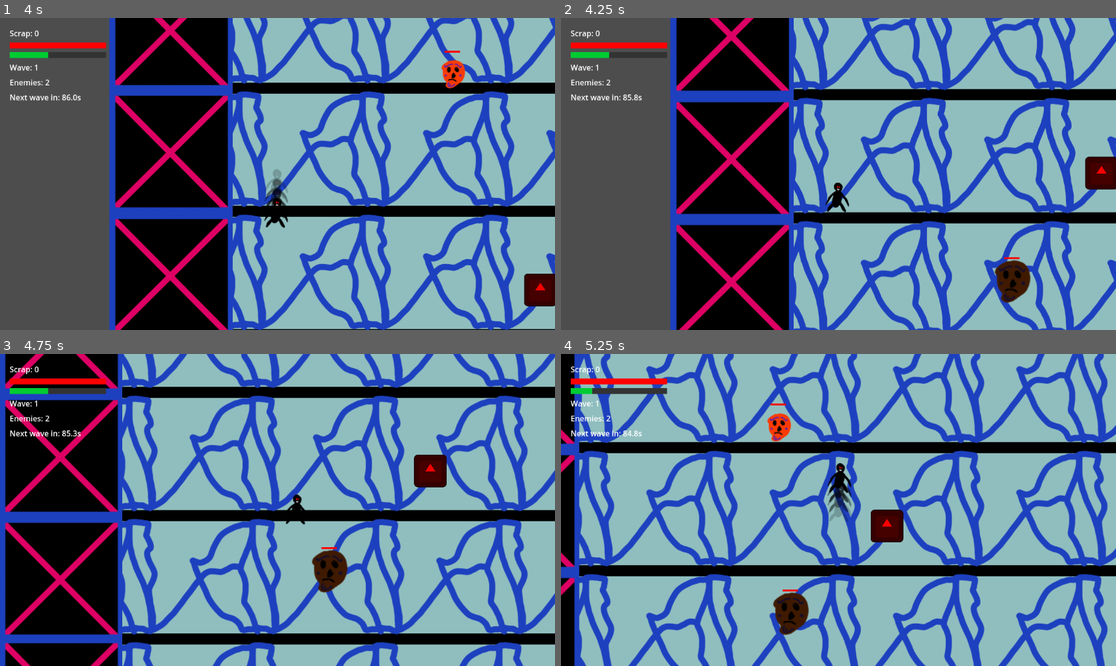
Above: before the commit, frames 1-4 (two rows, left to right).
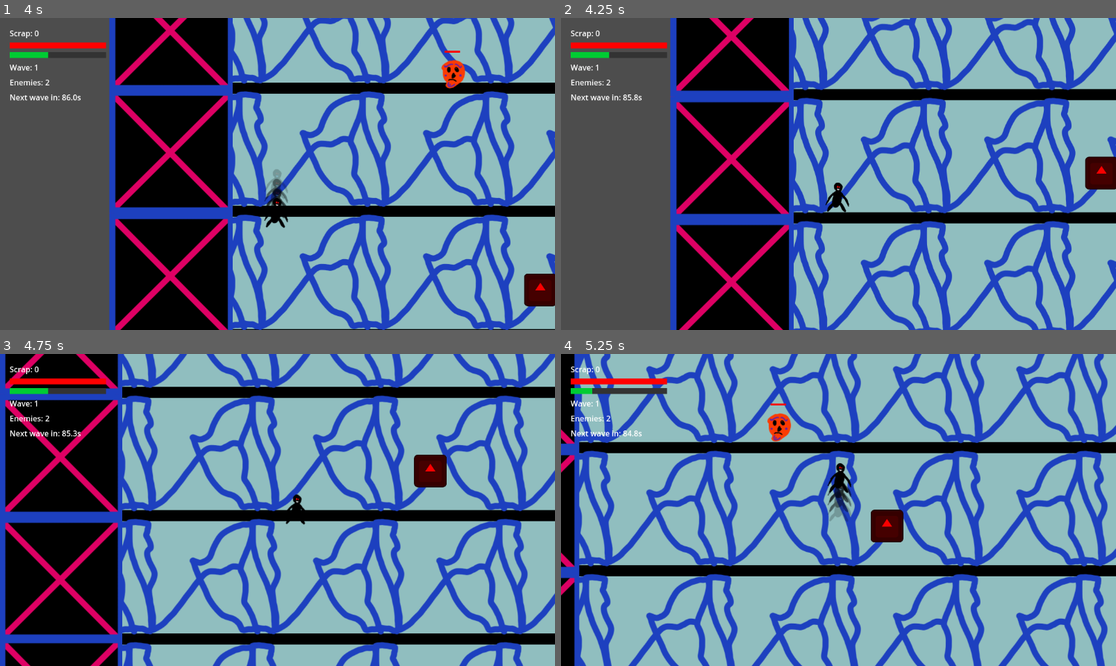
Above: after the commit, the same moments.

Repository: Cywer1/cursor_experimental
Game: Godot game, scene res://scenes/main.tscn
Two runs of this game, one before a commit and one after it. Both use one fixed random seed, a clock stepped at 60 frames per second and the inputs below. The engine's default icon, where the game draws it, is replaced by a stand-in: a white triangle on a blue panel in a dark square.
Inputs:
- Up to frame 1 (4 s): tap Enter at 0.5 s; hold Up (ui_up) 0.53-2.03 s; tap Shift (dash) every 0.75 s from 0.6 to 3.6 s; tap Space at 2 s; hold Left (ui_left) 2.03-3.53 s; hold Down (ui_down) from 3.53 s (still down)
- Up to frame 2 (4.25 s): keep holding Down (ui_down)
- Up to frame 3 (4.75 s): release Down (ui_down) at 4.28 s; hold Right (ui_right) from 4.28 s (still down); tap Shift (dash) at 4.35 s
- Up to frame 4 (5.25 s): release Right (ui_right) at 5.03 s; hold Up (ui_up) from 5.03 s (still down); tap Shift (dash) at 5.1 s

Frame 1 is identical in both runs. In frame 2, 0.7% of the frame differs, in the area x 78-85%, y 76-92%; in frame 3, 0.7%, in the area x 56-63%, y 61-77%; in frame 4, 0.7%.

Commit message:
feat: implemented the new boss mechanic

Diff:
--- /dev/null
+++ b/scenes/boss_ui.tscn
@@ -0,0 +1,55 @@
+[gd_scene load_steps=5 format=3 uid="uid://b0ssu1top"]
+
+[ext_resource type="Script" path="res://scripts/boss_ui.gd" id="1_script"]
+
+[sub_resource type="StyleBoxFlat" id="StyleBoxFlat_bg"]
+bg_color = Color(0.15, 0.15, 0.15, 1)
+
+[sub_resource type="StyleBoxFlat" id="StyleBoxFlat_fill"]
+bg_color = Color(0.9, 0.75, 0.1, 1)
+
+[node name="BossUI" type="CanvasLayer"]
+layer = 10
+script = ExtResource("1_script")
+visible = false
+
+[node name="CenterTop" type="Control" parent="."]
+layout_mode = 3
+anchors_preset = 5
+anchor_left = 0.5
+anchor_right = 0.5
+anchor_top = 0.0
+anchor_bottom = 0.0
+offset_left = -200.0
+offset_top = 20.0
+offset_right = 200.0
+offset_bottom = 80.0
+grow_horizontal = 2
+
+[node name="VBoxContainer" type="VBoxContainer" parent="CenterTop"]
+layout_mode = 1
+anchors_preset = 15
+anchor_right = 1.0
+anchor_bottom = 1.0
+offset_left = 20.0
+offset_top = 10.0
+offset_right = -20.0
+offset_bottom = -10.0
+grow_horizontal = 2
+grow_vertical = 2
+theme_override_constants/separation = 6
+
+[node name="WarningLabel" type="Label" parent="CenterTop/VBoxContainer"]
+layout_mode = 2
+text = "WARNING: BOSS APPROACHING"
+horizontal_alignment = 1
+
+[node name="BossHealthBar" type="ProgressBar" parent="CenterTop/VBoxContainer"]
+custom_minimum_size = Vector2(0, 24)
+layout_mode = 2
+min_value = 0.0
+max_value = 100.0
+value = 100.0
+show_percentage = false
+theme_override_styles/background = SubResource("StyleBoxFlat_bg")
+theme_override_styles/fill = SubResource("StyleBoxFlat_fill")
--- /dev/null
+++ b/scenes/enemy_boss.tscn
@@ -0,0 +1,38 @@
+[gd_scene load_steps=6 format=3 uid="uid://cb4u06wqb3es"]
+
+[ext_resource type="Script" uid="uid://dqm7yh8y2w27g" path="res://scripts/enemy_boss.gd" id="1_boss"]
+[ext_resource type="Script" uid="uid://bhthewnl54as2" path="res://scripts/enemy_health_bar.gd" id="2_healthbar"]
+[ext_resource type="Texture2D" uid="uid://cyt3l6vovoubw" path="res://assets/sprites/enemy_texture.png" id="3_texture"]
+
+[sub_resource type="RectangleShape2D" id="RectangleShape2D_hitbox"]
+size = Vector2(120, 150)
+
+[sub_resource type="RectangleShape2D" id="RectangleShape2D_body"]
+size = Vector2(52.5, 82.5)
+
+[node name="EnemyBoss" type="CharacterBody2D" groups=["boss", "enemies"]]
+collision_layer = 2
+collision_mask = 6
+motion_mode = 1
+script = ExtResource("1_boss")
+
+[node name="Hitbox" type="Area2D" parent="."]
+collision_layer = 0
+monitorable = false
+
+[node name="CollisionShape2D" type="CollisionShape2D" parent="Hitbox"]
+position = Vector2(-3.5, -1.5)
+shape = SubResource("RectangleShape2D_hitbox")
+
+[node name="Sprite2D" type="Sprite2D" parent="."]
+modulate = Color(1, 0.84, 0, 1)
+scale = Vector2(2, 2)
+texture = ExtResource("3_texture")
+
+[node name="HealthBar" type="Node2D" parent="."]
+position = Vector2(-3.5, -45)
+script = ExtResource("2_healthbar")
+
+[node name="CollisionShape2D" type="CollisionShape2D" parent="."]
+position = Vector2(-3.5, -1.5)
+shape = SubResource("RectangleShape2D_body")
--- a/scenes/main.tscn
+++ b/scenes/main.tscn
@@ -6,7 +6,6 @@
 [ext_resource type="Texture2D" uid="uid://c57syk66xra2m" path="res://assets/sprites/floor_tileable_256x256.png" id="4_texture"]
 [ext_resource type="Script" uid="uid://dn5ajkmtj54fy" path="res://scripts/game_over_ui.gd" id="5_gameover"]
 [ext_resource type="Script" uid="uid://dxqfvkl0pwgxd" path="res://scripts/game_manager.gd" id="6_gamemanager"]
-[ext_resource type="PackedScene" uid="uid://v3r7054acm3c" path="res://scenes/enemy_tank.tscn" id="7_o6xl0"]
 
 [node name="Main" type="Node2D"]
 
@@ -80,6 +79,3 @@
 text = "Quit"
 
 [node name="Hazards" type="Node2D" parent="."]
-
-[node name="EnemyTank" parent="." instance=ExtResource("7_o6xl0")]
-position = Vector2(385, 1085)
--- /dev/null
+++ b/scripts/boss_ui.gd
@@ -0,0 +1,19 @@
+extends CanvasLayer
+
+@onready var health_bar: ProgressBar = $CenterTop/VBoxContainer/BossHealthBar
+
+func _ready() -> void:
+	visible = false
+
+func show_boss_ui(max_hp: float) -> void:
+	visible = true
+	health_bar.min_value = 0.0
+	health_bar.max_value = max_hp
+	health_bar.value = max_hp
+
+func update_health(current: float, max_hp: float) -> void:
+	health_bar.max_value = max_hp
+	health_bar.value = current
+
+func hide_boss_ui() -> void:
+	visible = false
--- a/scripts/enemy.gd
+++ b/scripts/enemy.gd
@@ -65,7 +65,7 @@
 	if health <= 0.0:
 		var collectable := COLLECTABLE_SCENE.instantiate() as Node2D
 		collectable.global_position = global_position
-		get_parent().call_deferred("add_child", collectable)
+		get_tree().current_scene.call_deferred("add_child", collectable)
 		call_deferred("queue_free")
 
 func _check_pinball_collision() -> void:
--- /dev/null
+++ b/scripts/enemy_boss.gd
@@ -0,0 +1,141 @@
+extends "res://scripts/enemy.gd"
+
+enum State { CHASE, NOVA, SUMMON }
+
+const BASE_HP := 2000.0
+const BASE_SPEED := 50.0
+const NOVA_INTERVAL := 4.0
+const SUMMON_INTERVAL := 8.0
+const NOVA_PROJECTILE_COUNT := 8
+const SUMMON_COUNT := 2
+const SUMMON_OFFSET_RADIUS := 80.0
+const KNOCKBACK_RESISTANCE := 0.1
+const CONTACT_KNOCKBACK := 1000.0
+const PROJECTILE_BASE_SPEED := 400.0
+
+const PROJECTILE_SCENE := preload("res://scenes/projectile.tscn") as PackedScene
+const ENEMY_CHASER_SCENE := preload("res://scenes/enemy.tscn") as PackedScene
+
+signal boss_health_changed(current: float, max_hp: float)
+signal boss_died
+
+var tier: int = 1
+var state := State.CHASE
+var nova_timer: float = 0.0
+var summon_timer: float = 0.0
+var _current_speed: float = BASE_SPEED
+var _bullet_speed_mult: float = 1.0
+
+func _ready() -> void:
+	# Scaling by tier
+	health = BASE_HP * tier
+	set("max_health", BASE_HP * tier)
+	_current_speed = BASE_SPEED * (1.0 + (tier * 0.1))
+	_bullet_speed_mult = 1.0 + (tier * 0.2)
+	nova_timer = NOVA_INTERVAL
+	summon_timer = SUMMON_INTERVAL
+	boss_health_changed.emit(health, max_health)
+
+func take_damage(amount: float, knockback_force: Vector2 = Vector2.ZERO, knockback_strength: float = 0.0) -> void:
+	FloatingTextManager.show_damage(global_position, amount)
+	var reduced_strength := knockback_strength * KNOCKBACK_RESISTANCE
+	health -= amount
+	if knockback_force != Vector2.ZERO and reduced_strength > 0.0:
+		velocity = knockback_force.normalized() * reduced_strength
+		knockback_velocity = velocity
+		is_knocked_back = true
+	boss_health_changed.emit(health, max_health)
+	if health <= 0.0:
+		boss_died.emit()
+		queue_free()
+
+func _physics_process(delta: float) -> void:
+	hit_cooldown_timer = maxf(0.0, hit_cooldown_timer - delta)
+	_check_hitbox_overlap()
+	if is_knocked_back:
+		velocity = velocity.move_toward(Vector2.ZERO, FRICTION * delta)
+		knockback_velocity = velocity
+		rotation += velocity.length() * 0.008 * delta
+		if velocity.length() < KNOCKBACK_STOP_SPEED:
+			is_knocked_back = false
+			knockback_velocity = Vector2.ZERO
+		move_and_slide()
+		_check_pinball_collision()
+		return
+
+	match state:
+		State.CHASE:
+			nova_timer -= delta
+			summon_timer -= delta
+			if summon_timer <= 0.0:
+				state = State.SUMMON
+				velocity = Vector2.ZERO
+				_do_summon()
+				summon_timer = SUMMON_INTERVAL
+				state = State.CHASE
+			elif nova_timer <= 0.0:
+				state = State.NOVA
+				velocity = Vector2.ZERO
+				_do_nova()
+				nova_timer = NOVA_INTERVAL
+				state = State.CHASE
+			else:
+				_chase_player(delta)
+		State.NOVA:
+			velocity = Vector2.ZERO
+		State.SUMMON:
+			velocity = Vector2.ZERO
+
+	rotation = lerp_angle(rotation, 0.0, delta * 5.0)
+	move_and_slide()
+	_check_pinball_collision()
+
+func _chase_player(_delta: float) -> void:
+	var player := get_tree().get_first_node_in_group("player") as CharacterBody2D
+	if player == null:
+		velocity = Vector2.ZERO
+		return
+	var direction := (player.global_position - global_position).normalized()
+	for hazard in get_tree().get_nodes_in_group("hazards"):
+		var node := hazard as Node2D
+		if node != null:
+			var d := global_position.distance_to(node.global_position)
+			if d < HAZARD_AVOID_DISTANCE and d > 0.01:
+				direction += (global_position - node.global_position).normalized()
+	if direction.length() > 0.01:
+		direction = direction.normalized()
+	velocity = direction * _current_speed
+
+func _check_hitbox_overlap() -> void:
+	for body in hitbox.get_overlapping_bodies():
+		if body == self:
+			continue
+		if body.is_in_group("player"):
+			if hit_cooldown_timer <= 0.0 and body.take_damage(CONTACT_DAMAGE):
+				hit_cooldown_timer = HIT_COOLDOWN
+				var dir := (body.global_position - global_position).normalized()
+				if dir.length() < 0.01:
+					dir = Vector2.RIGHT
+				body.apply_knockback(dir * CONTACT_KNOCKBACK)
+			break
+
+func _do_nova() -> void:
+	var step_angle := TAU / float(NOVA_PROJECTILE_COUNT)
+	for i in NOVA_PROJECTILE_COUNT:
+		var angle := step_angle * i
+		var dir := Vector2.from_angle(angle)
+		var proj := PROJECTILE_SCENE.instantiate() as Area2D
+		proj.global_position = global_position
+		proj.direction = dir
+		proj.speed = PROJECTILE_BASE_SPEED * _bullet_speed_mult
+		get_parent().add_child(proj)
+
+func _do_summon() -> void:
+	for i in SUMMON_COUNT:
+		var offset := Vector2(randf_range(-1, 1), randf_range(-1, 1)).normalized() * SUMMON_OFFSET_RADIUS
+		if offset.length() < 10.0:
+			offset = Vector2.RIGHT * SUMMON_OFFSET_RADIUS
+		var spawn_pos := global_position + offset
+		var chaser := ENEMY_CHASER_SCENE.instantiate() as Node2D
+		chaser.global_position = spawn_pos
+		get_parent().add_child(chaser)
--- a/scripts/game_manager.gd
+++ b/scripts/game_manager.gd
@@ -4,7 +4,10 @@
 const ENEMY_CHARGER_SCENE := preload("res://scenes/enemy_charger.tscn") as PackedScene
 const ENEMY_SHOOTER_SCENE := preload("res://scenes/enemy_shooter.tscn") as PackedScene
 const ENEMY_TANK_SCENE := preload("res://scenes/enemy_tank.tscn") as PackedScene
+const ENEMY_BOSS_SCENE := preload("res://scenes/enemy_boss.tscn") as PackedScene
 const HAZARD_SCENE := preload("res://scenes/hazard.tscn") as PackedScene
+const BOSS_UI_SCENE := preload("res://scenes/boss_ui.tscn") as PackedScene
+const BOSS_SCRAP_REWARD := 50
 const CHARGER_SPAWN_CHANCE := 0.2
 const SHOOTER_SPAWN_CHANCE := 0.15
 const TANK_SPAWN_CHANCE := 0.15
@@ -20,6 +23,7 @@
 var game_over := false
 var wave_timer := 0.0
 var in_wave_break := false
+var boss_active := false
 
 @onready var player: CharacterBody2D = get_parent().get_node("Player")
 @onready var enemies_container: Node2D = get_parent().get_node("Enemies")
@@ -30,6 +34,7 @@
 
 var upgrade_manager: Node
 var shop_ui: CanvasLayer
+var boss_ui: CanvasLayer
 
 func _ready() -> void:
 	# #region agent log
@@ -55,12 +60,16 @@
 		hazards_node.name = "Hazards"
 		get_parent().add_child(hazards_node)
 	hazards_container = hazards_node
+	boss_ui = BOSS_UI_SCENE.instantiate() as CanvasLayer
+	get_parent().call_deferred("add_child", boss_ui)
 	call_deferred("_start_next_wave")
 
 func _process(delta: float) -> void:
 	if game_over:
 		return
 	if in_wave_break:
+		return
+	if boss_active:
 		return
 	wave_timer -= delta
 	if wave_timer < 0.0:
@@ -72,9 +81,15 @@
 		return
 	current_wave += 1
 	_spawn_hazards_for_wave(current_wave)
-	var count := BASE_ENEMIES + current_wave
-	for i in count:
-		_spawn_enemy()
+	var is_boss_wave := current_wave % 10 == 0
+	if is_boss_wave:
+		boss_active = true
+		var tier: int = int(current_wave / 10)
+		_spawn_boss(tier)
+	else:
+		var count := BASE_ENEMIES + current_wave
+		for i in count:
+			_spawn_enemy()
 	# #region agent log
 	var _log := {"id":"gm_set_wave","timestamp":int(Time.get_ticks_msec()),"location":"game_manager.gd:_start_next_wave","message":"About to call hud.set_wave","data":{"current_wave":current_wave},"hypothesisId":"H1"}
 	var _f := FileAccess.open("res://.cursor/debug.log", FileAccess.READ_WRITE)
@@ -87,7 +102,7 @@
 	in_wave_break = false
 	wave_timer = WAVE_DURATION
 	hud.set_wave(current_wave)
-	hud.set_enemies_remaining(enemies_container.get_child_count())
+	hud.set_enemies_remaining(_get_enemy_count())
 	hud.set_countdown(wave_timer)
 	await get_tree().create_timer(0.5).timeout
 	_check_wave_clear()
@@ -99,6 +114,38 @@
 const HAZARD_PLAYER_MIN_DISTANCE := 300.0
 const HAZARD_MIN_SPACING := 80.0
 const HAZARD_SPAWN_ATTEMPTS := 30
+
+func _get_enemy_count() -> int:
+	return get_tree().get_nodes_in_group("enemies").size()
+
+func _spawn_boss(tier: int) -> void:
+	var boss: Node2D = ENEMY_BOSS_SCENE.instantiate() as Node2D
+	boss.tier = tier
+	var pos: Vector2
+	for attempt in SPAWN_SAFE_ATTEMPTS:
+		pos = Vector2(
+			randf_range(SPAWN_BOUNDS_MIN.x, SPAWN_BOUNDS_MAX.x),
+			randf_range(SPAWN_BOUNDS_MIN.y, SPAWN_BOUNDS_MAX.y)
+		)
+		if pos.distance_to(player.global_position) < SPAWN_SAFE_DISTANCE:
+			continue
+		if _is_pos_near_hazard(pos):
+			continue
+		break
+	boss.global_position = pos
+	enemies_container.add_child(boss)
+	boss.boss_health_changed.connect(_on_boss_health_changed)
+	boss.boss_died.connect(_on_boss_died)
+	boss_ui.show_boss_ui(boss.max_health)
+
+func _on_boss_health_changed(current: float, max_hp: float) -> void:
+	boss_ui.update_health(current, max_hp)
+
+func _on_boss_died() -> void:
+	player.add_currency(BOSS_SCRAP_REWARD)
+	boss_ui.hide_boss_ui()
+	boss_active = false
+	_start_wave_break()
 
 func _spawn_enemy() -> void:
 	var use_tank := current_wave >= TANK_WAVE_MIN and randf() < TANK_SPAWN_CHANCE
@@ -161,25 +208,28 @@
 		hazards_container.add_child(hazard)
 		hazard.global_position = pos
 
+func _start_wave_break() -> void:
+	in_wave_break = true
+	var remaining := WAVE_DELAY
+	hud.show_countdown(remaining)
+	while remaining > 0.0 and not game_over:
+		await get_tree().create_timer(0.1).timeout
+		remaining -= 0.1
+		if remaining < 0.0:
+			remaining = 0.0
+		hud.update_countdown(remaining)
+	hud.set_countdown(0.0)
+	if not game_over:
+		shop_ui.open_shop(get_tree())
+
 func _check_wave_clear() -> void:
 	if game_over:
 		return
 	await get_tree().create_timer(0.2).timeout
-	var enemy_count := enemies_container.get_child_count()
+	var enemy_count := _get_enemy_count()
 	hud.set_enemies_remaining(enemy_count)
 	if enemy_count <= 0 or wave_timer <= 0.0:
-		in_wave_break = true
-		var remaining := WAVE_DELAY
-		hud.show_countdown(remaining)
-		while remaining > 0.0 and not game_over:
-			await get_tree().create_timer(0.1).timeout
-			remaining -= 0.1
-			if remaining < 0.0:
-				remaining = 0.0
-			hud.update_countdown(remaining)
-		hud.set_countdown(0.0)
-		if not game_over:
-			shop_ui.open_shop(get_tree())
+		_start_wave_break()
 	else:
 		await get_tree().create_timer(0.5).timeout
 		_check_wave_clear()
Not shown: 1 places in scenes/main.tscn that only renumber resources
Not shown, added: scripts/boss_ui.gd.uid
Not shown, added: scripts/enemy_boss.gd.uid
